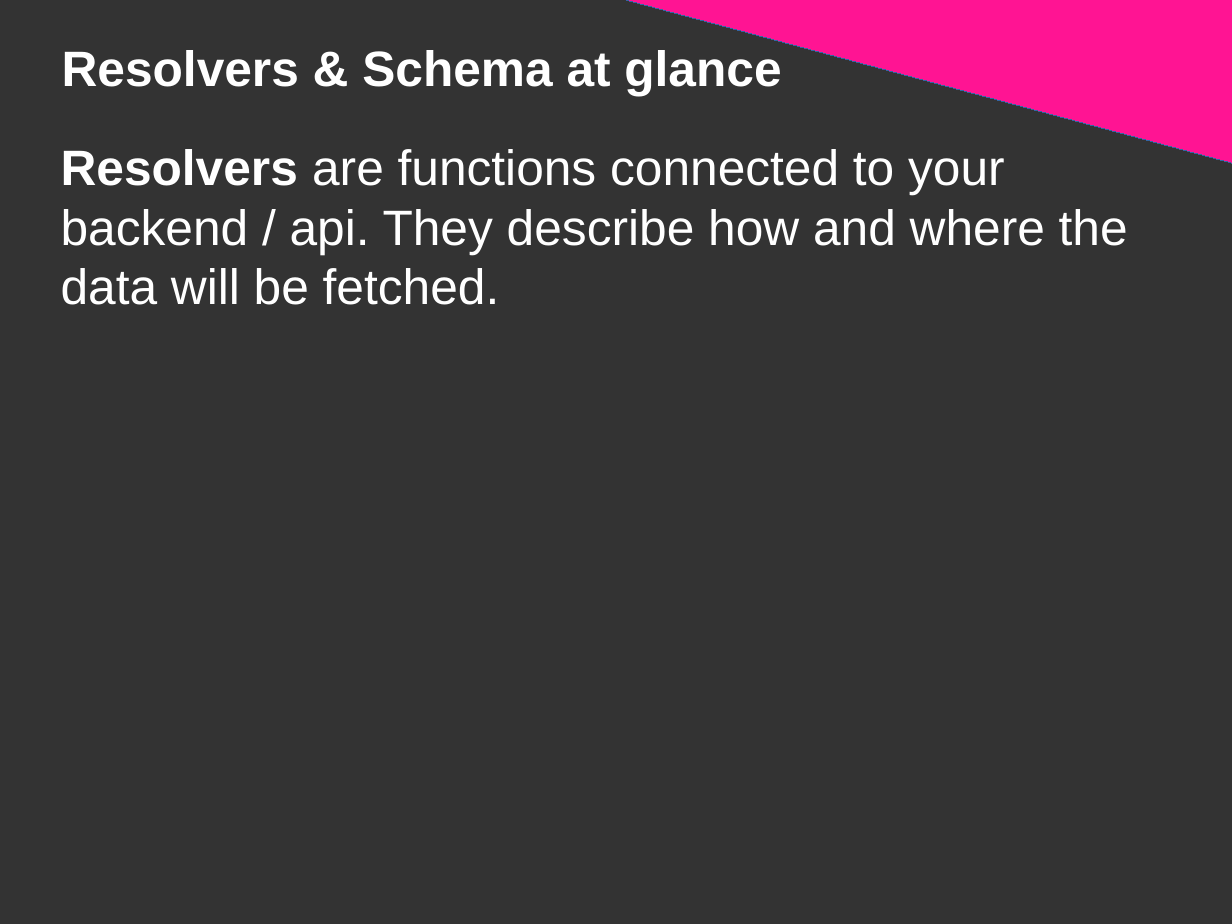
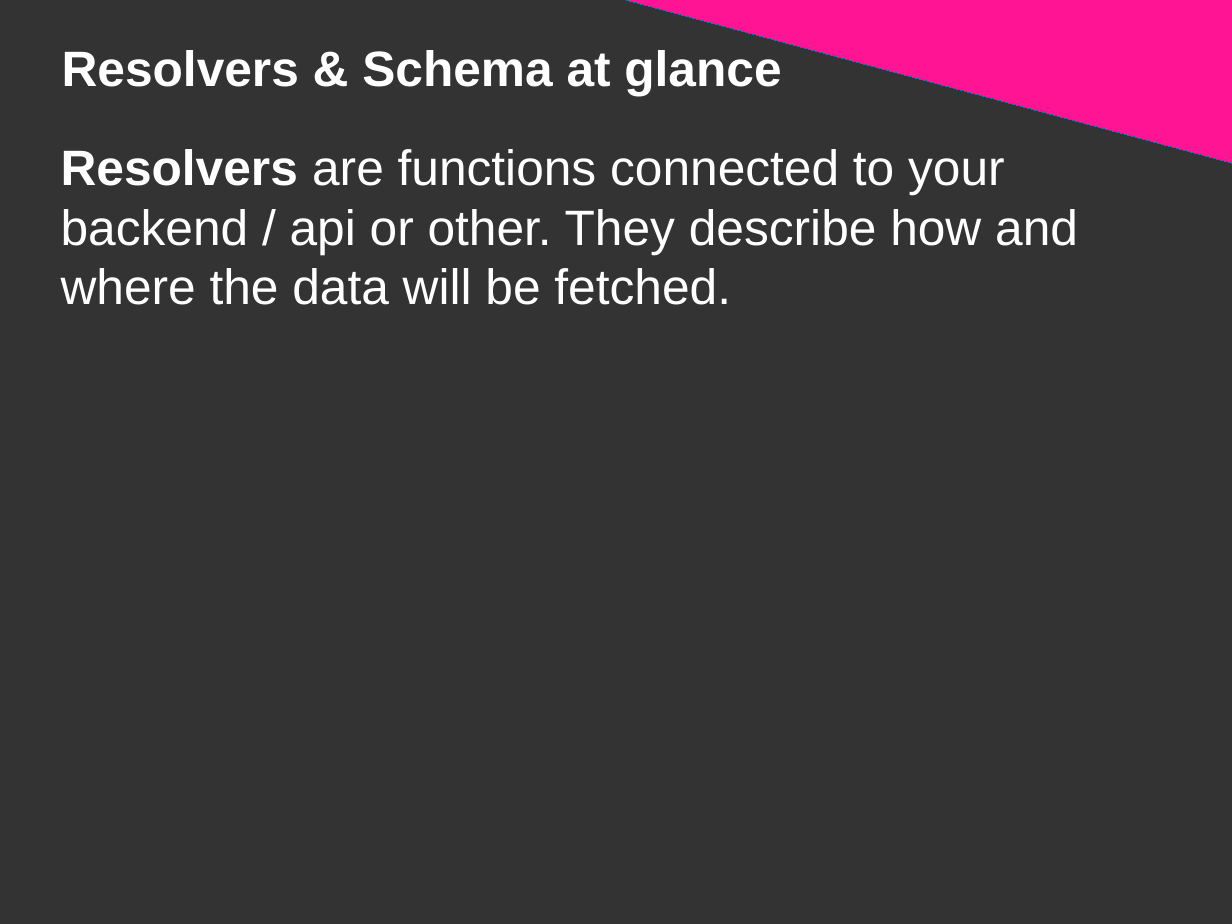
Before and after one commit to DanYellow/presentations, a slide deck: slide 66 of graphql/presentation.odp (slide 65 before the commit). Drawn at 1232x924 pixels with LibreOffice and Linux fonts; fonts in the diff are those of the drawing. Boxes give left, top, right and bottom in pixels: in the first picture for what was removed or moved away, otherwise in the second. Text is boxed around its words. In the diff, an @@ line names an element or a change of style, - is before the commit and + after.

```diff
--- a/graphql/presentation.odp
+++ b/graphql/presentation.odp
@@ title at bbox=[61, 149, 1078, 305]: text changed @@
-Resolvers are functions connected to your backend / api. They describe how and where the data will be fetched.
+Resolvers are functions connected to your backend / api or other. They describe how and where the data will be fetched.
```
Also in this commit, not shown: 3 other slides changed, 2 slides added, 1 slide removed, 2 other files.
